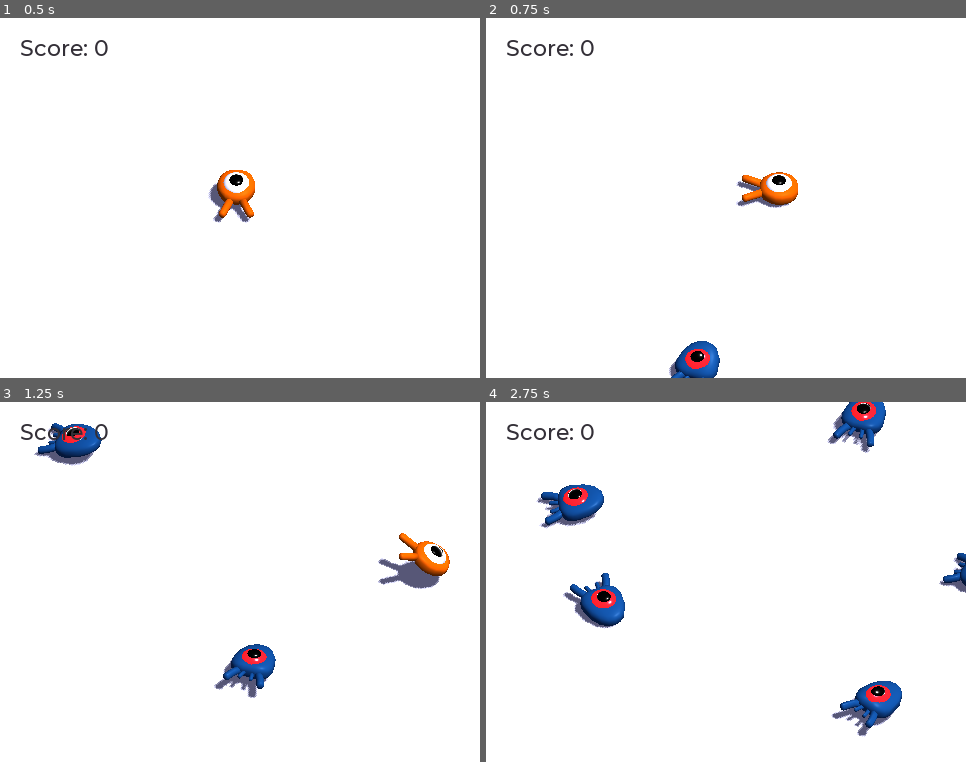
Above: before the commit, frames 1-4 (two rows, left to right).
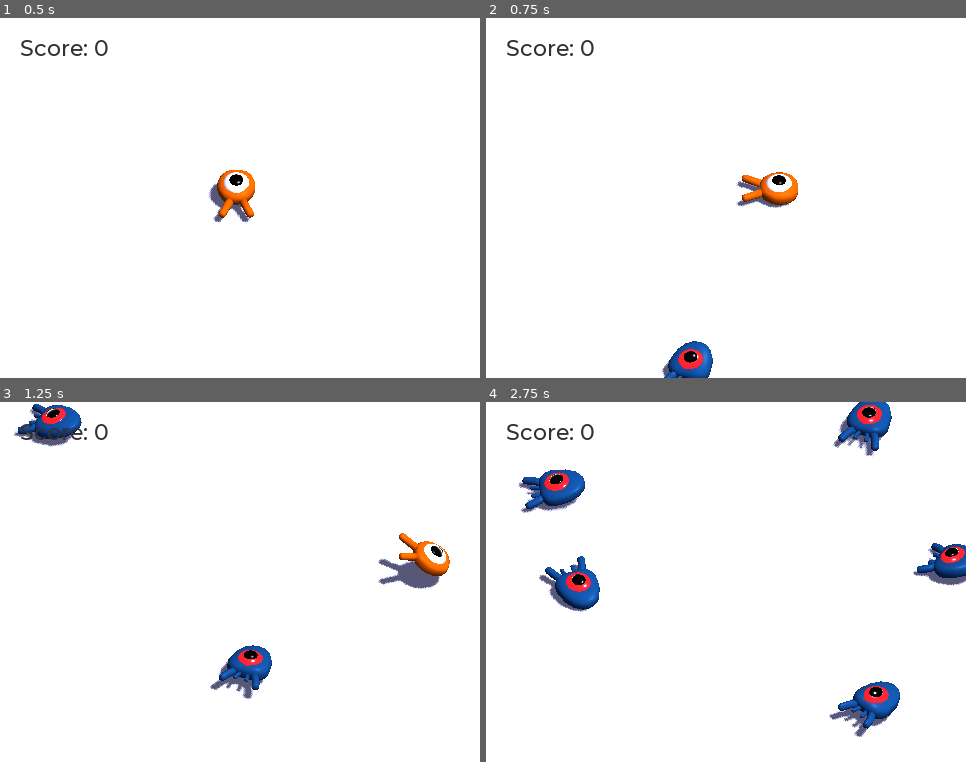
Above: after the commit, the same moments.

Repository: godotengine/godot-3d-dodge-the-creeps
Game: Godot game, scene res://Main.tscn
Two runs of this game, one before a commit and one after it. Both use one fixed random seed, a clock stepped at 60 frames per second and the inputs below.
Inputs:
- Up to frame 1 (0.5 s): no input
- Up to frame 2 (0.75 s): tap Enter (ui_accept) at 0.5 s; hold Right (move_right) from 0.53 s (still down)
- Up to frame 3 (1.25 s): keep holding Right (move_right); tap Space (jump) at 0.77 s
- Up to frame 4 (2.75 s): release Right (move_right) at 1.28 s; hold Down (move_down) 1.28-2.03 s; tap Space (jump) at 1.52 s; hold Right (move_right) from 2.03 s (still down)

Frame 1 is identical in both runs. In frame 2, 0.7% of the frame differs, in the area x 36-49%, y 89-100%; in frame 3, 2.5%; in frame 4, 6.2%, in the area x 6-100%, y 0-94%.

Commit message:
Update spawn path, material, restore mob group

Diff:
--- a/dodge_the_creeps_3d/Main.tscn
+++ b/dodge_the_creeps_3d/Main.tscn
@@ -16,9 +16,12 @@
 
 [sub_resource type="CylinderMesh" id=3]
 
+[sub_resource type="SpatialMaterial" id=5]
+albedo_color = Color( 0.960784, 0.486275, 0.0313726, 1 )
+
 [sub_resource type="Curve3D" id=4]
 _data = {
-"points": PoolVector3Array( 0, 0, 0, 0, 0, 0, 12, 0, -15, 0, 0, 0, 0, 0, 0, -12, 0, -15, 0, 0, 0, 0, 0, 0, -12, 0, 16, 0, 0, 0, 0, 0, 0, 12, 0, 16, 0, 0, 0, 0, 0, 0, 12, 0, -15 ),
+"points": PoolVector3Array( 0, 0, 0, 0, 0, 0, 14, 0, -15, 0, 0, 0, 0, 0, 0, -13, 0, -15, 0, 0, 0, 0, 0, 0, -13, 0, 16, 0, 0, 0, 0, 0, 0, 14, 0, 16, 0, 0, 0, 0, 0, 0, 14, 0, -15 ),
 "tilts": PoolRealArray( 0, 0, 0, 0, 0 )
 }
 
@@ -57,31 +60,31 @@
 transform = Transform( 1, 0, 0, 0, 1, 0, 0, 0, 1, 8, 0, 0 )
 
 [node name="MeshInstance" type="MeshInstance" parent="Cylinders"]
-transform = Transform( 1, 0, 0, 0, 1, 0, 0, 0, 1, 4, 0, -15 )
+transform = Transform( 1, 0, 0, 0, 1, 0, 0, 0, 1, 6, 0, -15 )
 mesh = SubResource( 3 )
-material/0 = null
+material/0 = SubResource( 5 )
 
 [node name="MeshInstance3" type="MeshInstance" parent="Cylinders"]
-transform = Transform( 1, 0, 0, 0, 1, 0, 0, 0, 1, -20, 0, -15 )
+transform = Transform( 1, 0, 0, 0, 1, 0, 0, 0, 1, -21, 0, -15 )
 mesh = SubResource( 3 )
-material/0 = null
+material/0 = SubResource( 5 )
 
 [node name="MeshInstance2" type="MeshInstance" parent="Cylinders"]
-transform = Transform( 1, 0, 0, 0, 1, 0, 0, 0, 1, -20, 0, 16 )
+transform = Transform( 1, 0, 0, 0, 1, 0, 0, 0, 1, -21, 0, 16 )
 mesh = SubResource( 3 )
-material/0 = null
+material/0 = SubResource( 5 )
 
 [node name="MeshInstance4" type="MeshInstance" parent="Cylinders"]
-transform = Transform( 1, 0, 0, 0, 1, 0, 0, 0, 1, 4, 0, 16 )
+transform = Transform( 1, 0, 0, 0, 1, 0, 0, 0, 1, 6, 0, 16 )
 mesh = SubResource( 3 )
-material/0 = null
+material/0 = SubResource( 5 )
 
 [node name="SpawnPath" type="Path" parent="."]
 transform = Transform( 1, 0, 0, 0, 1, 0, 0, 0, 1, 0, 1, 0 )
 curve = SubResource( 4 )
 
 [node name="SpawnLocation" type="PathFollow" parent="SpawnPath"]
-transform = Transform( 0.181657, 0, 0.983363, 0, 1, 0, -0.983363, 0, 0.181657, -12, 0, -11.9198 )
+transform = Transform( -0.424092, 0, -0.90562, 0, 1, 0, 0.90562, 0, -0.424092, -12, 0, -11.9198 )
 offset = 26.9729
 rotation_mode = 1
 cubic_interp = false
--- a/dodge_the_creeps_3d/Mob.tscn
+++ b/dodge_the_creeps_3d/Mob.tscn
@@ -34,7 +34,9 @@
 "values": [ Vector3( -5.0326, 0, 0 ), Vector3( 10, 0, 0 ), Vector3( -10, 0, 0 ) ]
 }
 
-[node name="Mob" type="KinematicBody"]
+[node name="Mob" type="KinematicBody" groups=[
+"mob",
+]]
 transform = Transform( 1, 0, 0, 0, 1, 0, 0, 0, 1, 0, 0.0114588, 0 )
 collision_layer = 2
 collision_mask = 2147483653
Not shown: 1 places in dodge_the_creeps_3d/Main.tscn that only renumber resources
